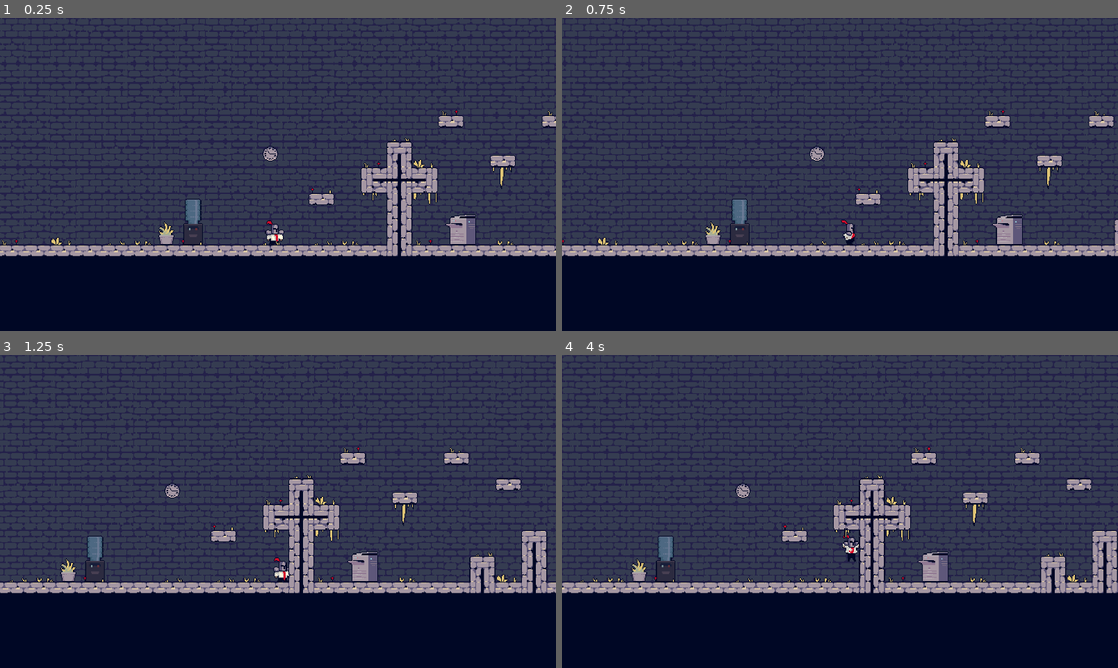
Above: before the commit, frames 1-4 (two rows, left to right).
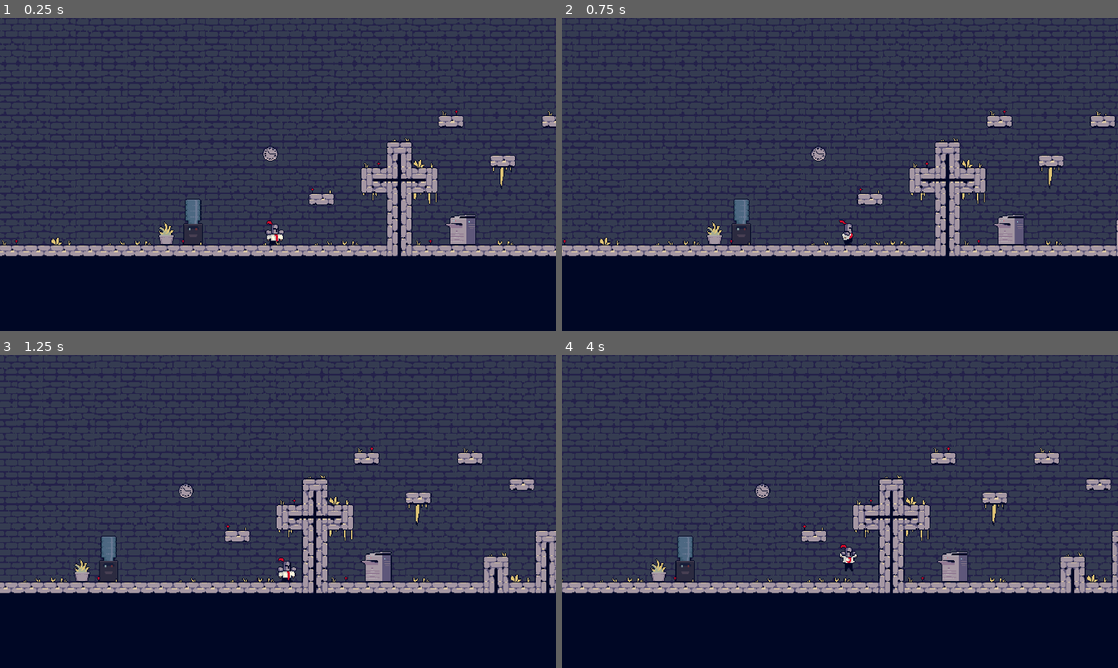
Above: after the commit, the same moments.

Repository: joshuatehrlich/overtime-knight
Game: Godot game, scene res://scenes/main.tscn
The game is run twice, just before and just after one commit, with the same random seed, the same clock (stepped at 60 frames per second) and the same inputs.
Inputs:
- Up to frame 1 (0.25 s): no input
- Up to frame 2 (0.75 s): hold D (right) from 0.53 s (still down)
- Up to frame 3 (1.25 s): keep holding D (right); tap Space (jump) at 0.77 s
- Up to frame 4 (4 s): tap Space (jump) at 1.52, 3.02, 3.77 s; release D (right) at 2.03 s; hold A (left) 2.03-2.78 s; hold D (right) from 2.78 s (still down)

Frame 1 is identical in both runs. In frame 2, 11% of the frame differs, in the area x 0-100%, y 0-77%; in frame 3, 14%; in frame 4, 18%.

Commit message:
tweak run/jump speeds

Diff:
--- a/scenes/main.tscn
+++ b/scenes/main.tscn
@@ -471,11 +471,11 @@
 
 [node name="player" parent="." instance=ExtResource("1_gh0mp")]
 position = Vector2(-298, 48)
-RUN_SPEED = 220.0
+RUN_SPEED = 180.0
 RUN_ACCEL = 2000.0
 RUN_DECEL = 2000.0
 RUN_ACCEL_AIR_FACTOR = 0.75
-JUMP_SPEED = 325.0
+JUMP_SPEED = 300.0
 
 [node name="Camera2D" type="Camera2D" parent="player"]
 position = Vector2(4, -71)
--- a/scripts/player.gd
+++ b/scripts/player.gd
@@ -16,7 +16,7 @@
 @onready var animation_tree: AnimationTree = $AnimationTree
 @onready var sprite_2d: Sprite2D = $Sprite2D
 
-var gravity: float = ProjectSettings.get_setting("physics/2d/default_gravity") * 2
+var gravity: float = ProjectSettings.get_setting("physics/2d/default_gravity") * 1.5
 var gravity_coeff: float = 1.0
 
 
